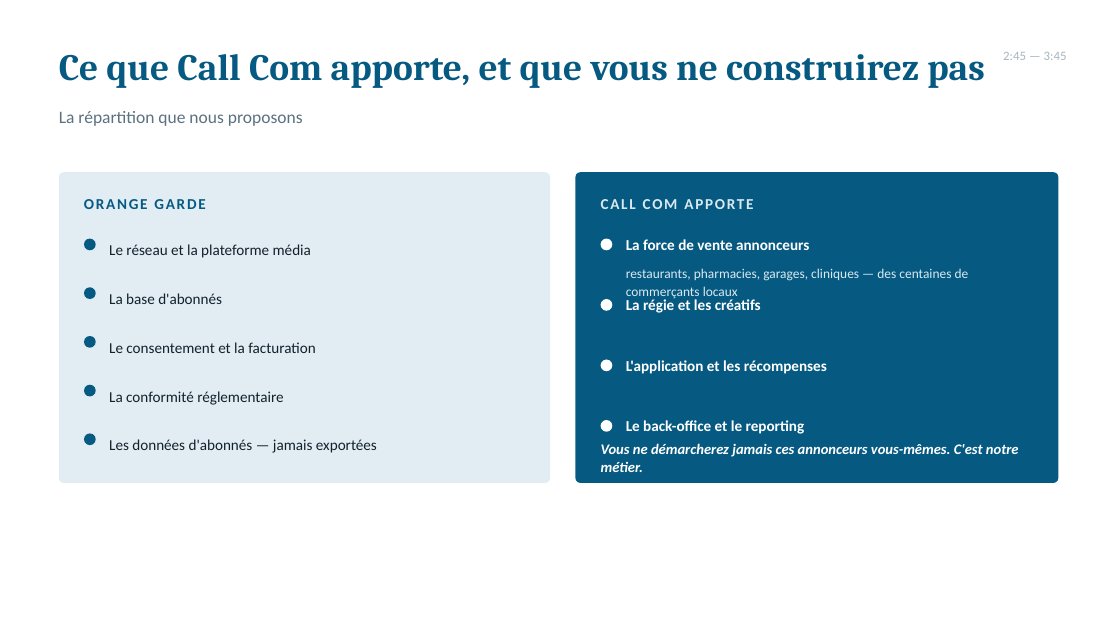
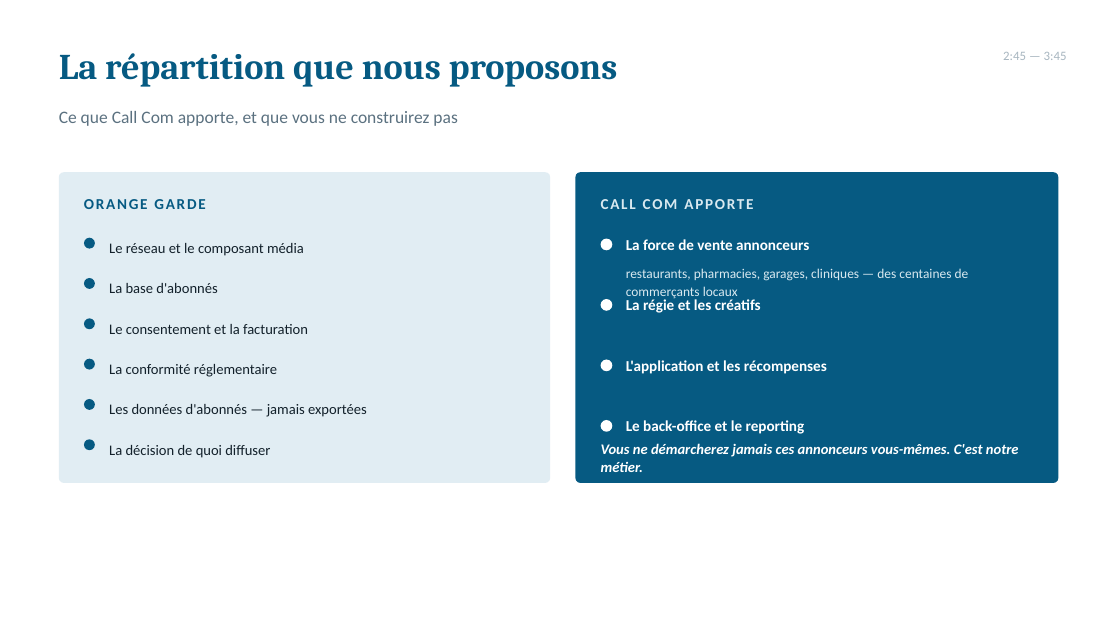
Before and after one commit to techres2boost/mms-consulting, a slide deck: slide 5 of docs/presentation/Call_Com_Orange_Premiere_Rencontre_5min.pptx. Drawn at 1120x630 pixels with LibreOffice and Linux fonts; fonts in the diff are those of the drawing. Boxes give left, top, right and bottom in pixels: in the first picture for what was removed or moved away, otherwise in the second. Text is boxed around its words. In the diff, an @@ line names an element or a change of style, - is before the commit and + after.

```diff
--- a/docs/presentation/Call_Com_Orange_Premiere_Rencontre_5min.pptx
+++ b/docs/presentation/Call_Com_Orange_Premiere_Rencontre_5min.pptx
@@ text "La répartition que nous proposons": place and size @@
-text "La répartition que nous proposons" at [59, 111, 303, 126]
+text "La répartition que nous proposons" at [59, 53, 618, 87]
@@ text "La répartition que nous proposons" at [59, 53, 618, 87]: size 15 to 31 pt, font Calibri to Cambria, text colour #5B7180 to #065A82, bold on @@
@@ text "Ce que Call Com apporte, ...": place and size @@
-text "Ce que Call Com apporte, ..." at [59, 54, 985, 88]
+text "Ce que Call Com apporte, ..." at [59, 111, 457, 126]
@@ text "Ce que Call Com apporte, ..." at [59, 111, 457, 126]: size 32 to 15 pt, font Cambria to Calibri, text colour #065A82 to #5B7180, bold off @@
@@ text at [109, 243, 304, 256]: text changed; size 13 to 12.5 pt @@
-Le réseau et la plateforme média
+Le réseau et le composant média
@@ ellipse: place and size @@
-ellipse at [84, 287, 96, 299]
+ellipse at [84, 278, 95, 289]
@@ text "La base d'abonnés": place and size @@
-text "La base d'abonnés" at [109, 293, 222, 304]
+text "La base d'abonnés" at [109, 283, 217, 293]
@@ ellipse: place and size @@
-ellipse at [84, 336, 96, 348]
+ellipse at [84, 318, 95, 329]
@@ text "Le consentement et la facturation": place and size @@
-text "Le consentement et la facturation" at [109, 342, 315, 353]
+text "Le consentement et la facturation" at [109, 324, 308, 334]
@@ ellipse added at [84, 359, 95, 370], fill #065A82 @@
@@ text "La conformité réglementaire": place and size @@
-text "La conformité réglementaire" at [109, 391, 283, 405]
+text "La conformité réglementaire" at [109, 364, 277, 377]
@@ ellipse: place and size @@
-ellipse at [84, 385, 96, 397]
+ellipse at [84, 399, 95, 410]
@@ size 13 to 12.5 pt in 4 elements at [109, 283, 217, 293], [109, 324, 308, 334], [109, 364, 277, 377], [109, 404, 367, 417] @@
@@ text "Les données d'abonnés — jamais ...": place and size @@
-text "Les données d'abonnés — jamais ..." at [109, 439, 377, 453]
+text "Les données d'abonnés — jamais ..." at [109, 404, 367, 417]
@@ ellipse: place and size @@
-ellipse at [84, 434, 96, 445]
+ellipse at [84, 439, 95, 450]
@@ text added at [109, 445, 270, 458], 12.5 pt, text #13212B @@
+La décision de quoi diffuser
```
Also in this commit, not shown: 5 other slides changed, 3 slides added, 3 slides removed, 6 other files.
